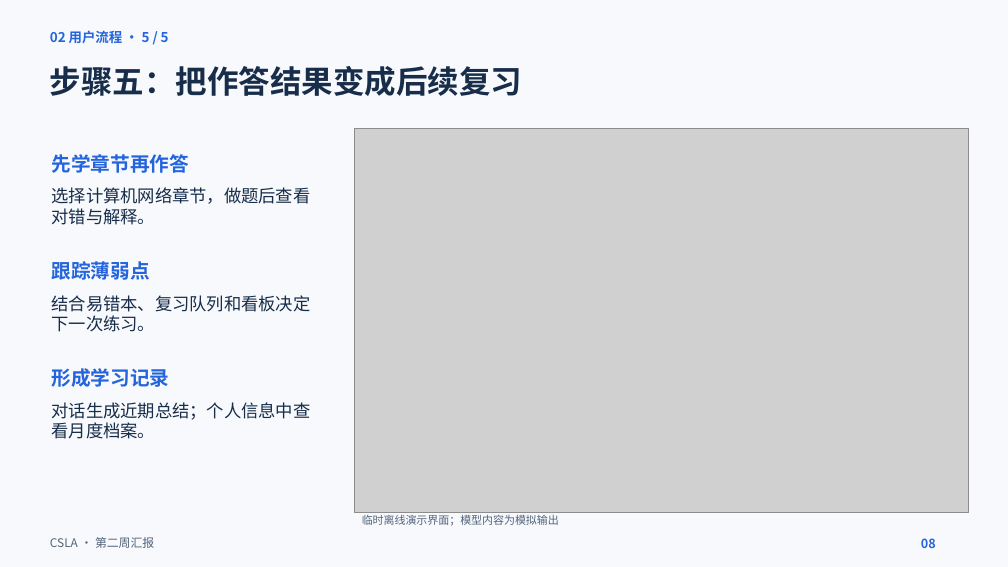
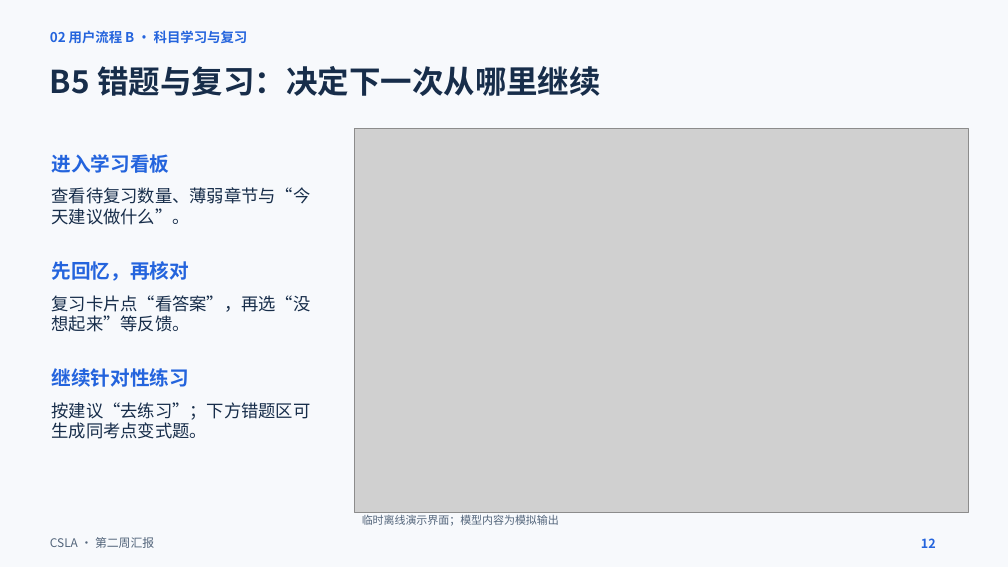
Before and after one commit to KnightofAltria/AIassistant, a slide deck: slide 12 of 文档/汇报内容/第二周汇报/第二周汇报.pptx (slide 8 before the commit). Drawn at 1008x567 pixels with LibreOffice and Linux fonts; fonts in the diff are those of the drawing; grey boxes stand for pictures. Boxes give left, top, right and bottom in pixels: in the first picture for what was removed or moved away, otherwise in the second. Text is boxed around its words. In the diff, an @@ line names an element or a change of style, - is before the commit and + after.

Commit message:
docs: 拆分两条用户流程并详解科目学习操作

```diff
--- a/文档/汇报内容/第二周汇报/第二周汇报.pptx
+++ b/文档/汇报内容/第二周汇报/第二周汇报.pptx
@@ text at box(50, 30, 248, 44): text changed @@
-02 用户流程 · 5 / 5
+02 用户流程 B · 科目学习与复习
@@ text at box(50, 66, 601, 96): text changed @@
-步骤五：把作答结果变成后续复习
+B5 错题与复习：决定下一次从哪里继续
@@ text at box(52, 154, 170, 173): text changed @@
-先学章节再作答
+进入学习看板
@@ text at box(52, 187, 311, 225): text changed @@
-选择计算机网络章节，做题后查看对错与解释。
+查看待复习数量、薄弱章节与“今天建议做什么”。
@@ text at box(52, 261, 190, 281): text changed @@
-跟踪薄弱点
+先回忆，再核对
@@ text at box(52, 295, 311, 332): text changed @@
-结合易错本、复习队列和看板决定下一次练习。
+复习卡片点“看答案”，再选“没想起来”等反馈。
@@ text at box(52, 368, 190, 387): text changed @@
-形成学习记录
+继续针对性练习
@@ text at box(52, 402, 311, 439): text changed @@
-对话生成近期总结；个人信息中查看月度档案。
+按建议“去练习”；下方错题区可生成同考点变式题。
@@ text at box(921, 538, 936, 548): text changed @@
-08
+12
```
Also in this commit, not shown: 13 other slides changed, 4 slides added.
